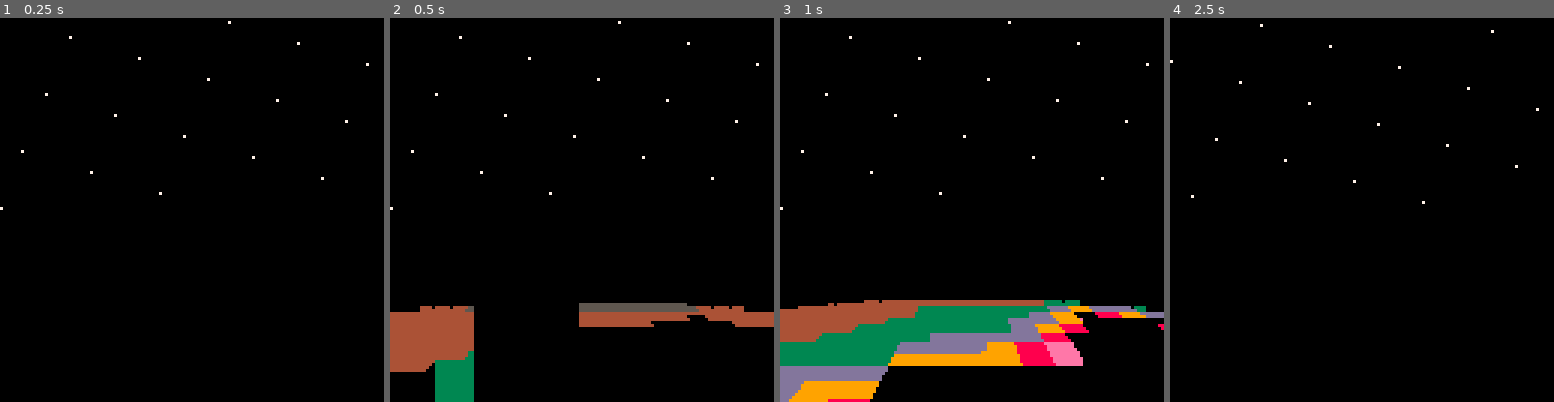
Above: before the commit, frames 1-4 (left to right).
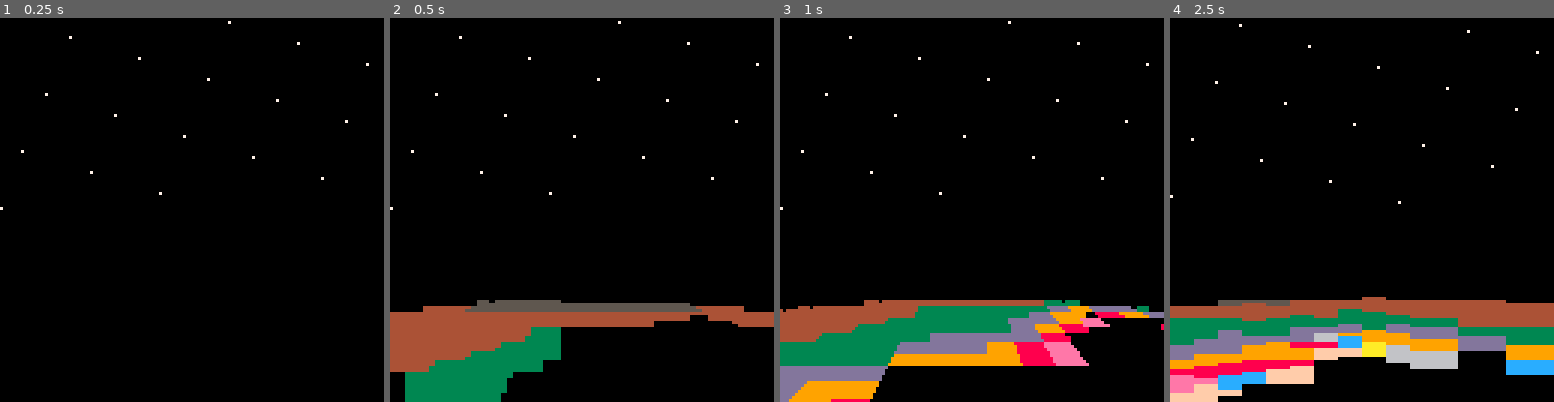
Above: after the commit, the same moments.

Repository: jcwilk/mandel3
Game: PICO-8 cartridge mandel3.p8
Two runs of this game, one before a commit and one after it. Both use one fixed random seed, a clock stepped at 60 frames per second and the inputs below.
Inputs:
- Up to frame 1 (0.25 s): no input
- Up to frame 2 (0.5 s): tap X (X key) at 0.33 s
- Up to frame 3 (1 s): tap O (Z key) at 0.7 s
- Up to frame 4 (2.5 s): tap X (X key) at 1.07, 1.85 s; hold Right 1.6-2.1 s; tap O (Z key) at 1.7, 2.1 s; hold Up 2.15-2.42 s; hold Right from 2.47 s (still down)

Frame 1 is identical in both runs. In frame 2, 5.8% of the frame differs, in the area x 3-91%, y 73-100%; in frame 3, 0.4%; in frame 4, 19%, in the area x 0-100%, y 1-100%.

Commit message:
Replace single-pass render with always progressive
Also adjust stars to be rendered in the same renderer

Also add an ever-narrowing progressive pattern inspired from mandel1

Next thing to do is adjust the iteration increase to happen in update
rather than draw since it doesn't seem to be updating the iteration
count while moving

Diff:
--- a/mandel3.p8
+++ b/mandel3.p8
@@ -84,19 +84,11 @@
 progressive_coroutine=false
 first_draw=true
 function _draw()
-  if changed_position or first_draw then
+  if changed_position or changed_height or first_draw then
     draw_background()
-    raycast_walls()
-    progressive_coroutine=false
-  else
-    if changed_height then
-      draw_background()
-    end
-    if not progressive_coroutine then
-      progressive_coroutine=cocreate(raycast_walls_progressively)
-    end
-    assert(coresume(progressive_coroutine))
-  end
+    progressive_coroutine=cocreate(raycast_walls_progressively)
+  end
+  assert(coresume(progressive_coroutine))
 
   if debug then
     debug_info()
@@ -120,72 +112,89 @@
   draw_stars()
 end
 
+stars={}
 function draw_stars()
-  --TODO fuckin thing sucks
+  stars={}
   local x,y,angle
   color(7)
   angle=player.bearing-field_of_view/2
   local init=flr(angle.val*100)
   local final=flr((angle.val+field_of_view)*100)
+  local x
   for i=init,final do
-    pset((i-init)/100/field_of_view*128,64-((i*19)%64)*orig_field_of_view/field_of_view)
-  end
-end
-
-local pixel_columns={}
-function raycast_walls()
-  skipped_columns=0
-
-  local screenx=0
-
-  local draw_width
-  largest_width=0
-
-  if changed_position then
-    pixel_columns={}
-    cached_grid={} -- NB: disabling this only works for large grids, otherwise mem will fill quickly
-    --also ^ disabling this doesn't work as expected until progressive is doing all the rendering and current_max_iterations isn't getting reset
-    buffer_manager:reset_state(1)
-  else
-    buffer_manager:reset_state(4)
-  end
-  local calc_screenx
-
-  while screenx<=127 do
-    draw_width=128*buffer_manager:skip_ratio()
-    draw_width=flr(mid(1,8,draw_width))
-    if force_draw_width then
-      draw_width=1
-    end
-    largest_width=max(largest_width,draw_width)
-    skipped_columns+=draw_width-1
-    calc_screenx=screenx+round((draw_width-1)/2)
-
-    if not pixel_columns[calc_screenx] then
-      pixel_columns[calc_screenx] = {
-        calc_screenx=calc_screenx,
-        screenx=screenx,
-        draw_width=draw_width,
-        prog_man={current_max_iterations=1}
-      }
-    else
-      pixel_columns[calc_screenx].draw_width=draw_width
-      pixel_columns[calc_screenx].screenx=screenx
-    end
-    raycast_pixel_column(pixel_columns[calc_screenx])
-
-    screenx+=draw_width
-    buffer_manager.progress_ratio=screenx/128
-  end
-end
-
+    x=flr((i-init)/100/field_of_view*128)
+    if not stars[x] then
+      stars[x]={}
+    end
+    add(stars[x],flr(64-((i*19)%64)*orig_field_of_view/field_of_view))
+  end
+end
+
+prog_man={
+  current_max_iterations=1
+}
 function raycast_walls_progressively()
   local screenx=0
+  local pixel_columns={}
+  local buffer_manager=build_buffer_manager()
+
+  for i=0,127,16 do
+    add(pixel_columns,{
+      calc_screenx=i,
+      screenx=i,
+      prog_man=prog_man,
+      draw_width=16
+    })
+  end
+  for i=8,127,16 do
+    add(pixel_columns,{
+      calc_screenx=i,
+      screenx=i,
+      prog_man=prog_man,
+      draw_width=8
+    })
+  end
+  for i=4,127,8 do
+    add(pixel_columns,{
+      calc_screenx=i,
+      screenx=i,
+      prog_man=prog_man,
+      draw_width=4
+    })
+  end
+  for i=2,127,4 do
+    add(pixel_columns,{
+      calc_screenx=i,
+      screenx=i,
+      prog_man=prog_man,
+      draw_width=2
+    })
+  end
+  for i=1,127,2 do
+    add(pixel_columns,{
+      calc_screenx=i,
+      screenx=i,
+      prog_man=prog_man,
+      draw_width=2
+    })
+  end
+
+  buffer_manager:reset_state(.9)
+
+  for i=1,#pixel_columns do
+    raycast_pixel_column(pixel_columns[i])
+
+    buffer_manager.progress_ratio+=1/128
+    if not buffer_manager:is_finishable(1/128) then
+      yield()
+      prog_man.current_max_iterations+=1/6
+
+      buffer_manager:reset_state(.9) --temporary hack to sidestep the buffer manager bug where it isn't compensating for the buffer
+    end
+  end
+
   pixel_columns={}
-  buffer_manager:reset_state(1)
-  local prog_man={
-    current_max_iterations=1
-  }
+  buffer_manager:reset_state(.9)
 
   while true do
     if not pixel_columns[screenx] then
@@ -216,7 +225,7 @@
 
 function raycast_pixel_column(pixel_column) -- TODO: pass in a copy of the player
   local pa,pv,currx,curry,found,intx,inty,xstep,ystep,distance
-  local height,distance_to_pixel_col,max_y,current_draw_distance,blocker_ratio
+  local height,distance_to_pixel_col,screeny,max_y,lowest_y,current_draw_distance,blocker_ratio
   local calc_screenx,screenx,draw_width
   local prog_man=pixel_column.prog_man
 
@@ -260,6 +269,7 @@
 
   distance_to_pixel_col = cos(pa.val-player.bearing.val)
   max_y = 128
+  lowest_y = 128
   current_draw_distance=min(2,draw_distance*player_height)
   blocker_ratio=false
   did_draw=false
@@ -306,20 +316,36 @@
 
     if screeny <= max_y then
       if iterations < flr(prog_man.current_max_iterations) then
+        if not did_draw then
+          if screeny < 127 then
+            rectfill(screenx, screeny+1, screenx+draw_width-1, 127, 0)
+          end
+        end
+
         if relative_height > 0 then
           current_draw_distance=min(current_draw_distance,distance * (max_wall_height-player_height)/relative_height)
         end
 
         did_draw=true
         rectfill(screenx, max_y, screenx+draw_width-1, screeny, colors[1+(iterations%14)])
+        lowest_y = min(screeny,lowest_y)
       end
       max_y = screeny-1
       --printh(draw_width)
     end
   end
 
-  if not did_draw then
-    --printh(screenx..","..screeny)
+  if lowest_y > 0 then
+    rectfill(screenx, lowest_y-1, screenx+draw_width-1, 0, 0)
+    for starx=screenx,screenx+draw_width-1 do
+      if stars[starx] then
+        for i=1,#stars[starx] do
+          if stars[starx][i] < lowest_y then
+            pset(starx, stars[starx][i], 7)
+          end
+        end
+      end
+    end
   end
 end
 
Not shown, changed: index.js
